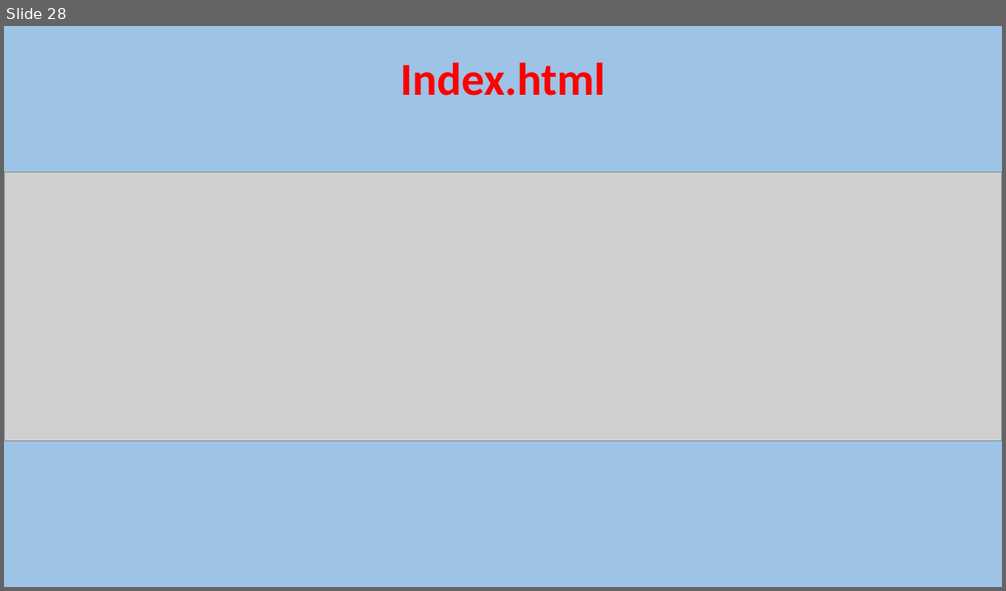
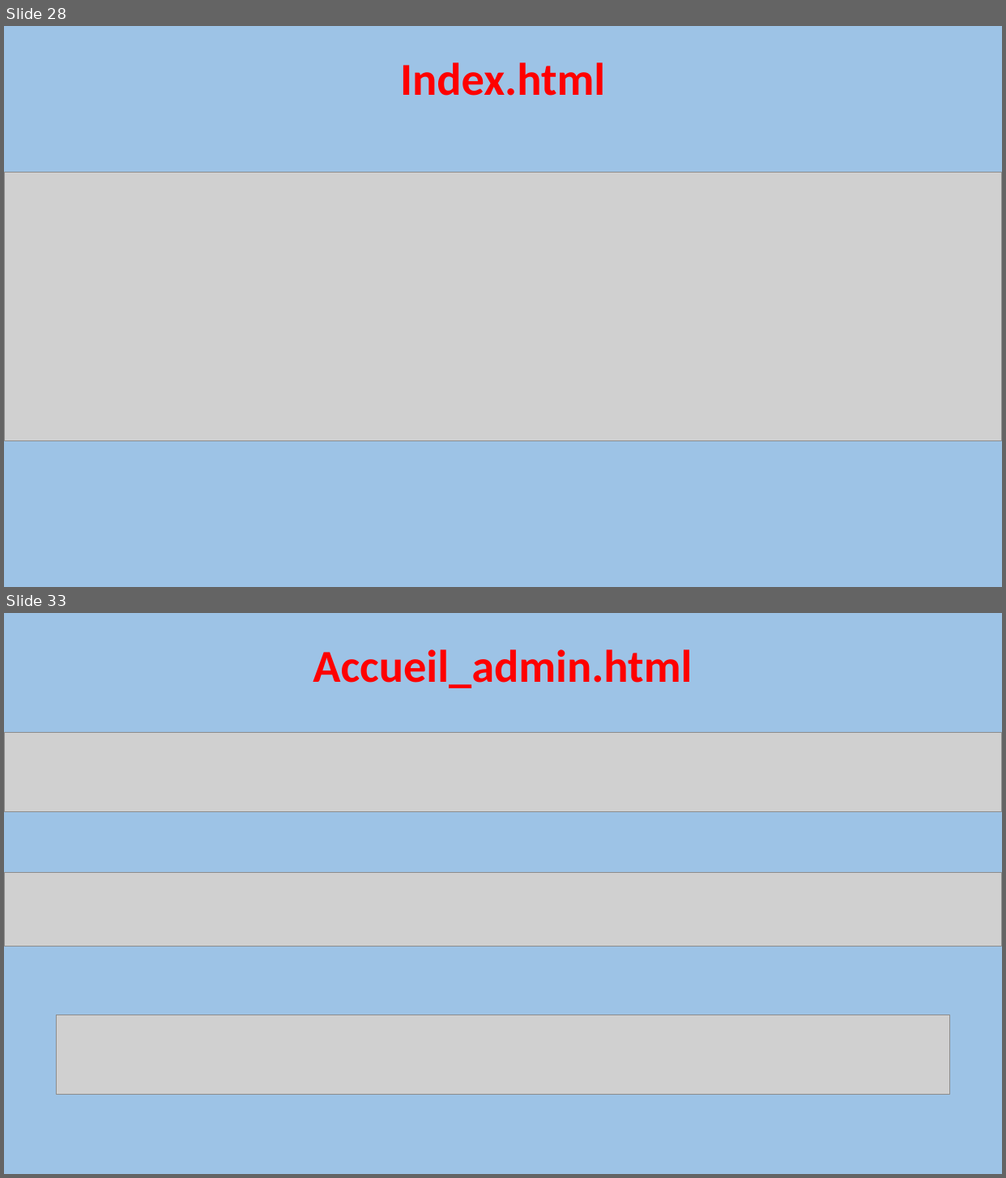
Before and after one commit to GloireDianzenza/ProjetFinal, a slide deck: documentation/Dossier Projet/Projet Slides.pptx. Shown one above the other, each under a label of ours: slide 28 before the commit, slides 28 and 33 after it; the slides between them are not shown. The pictures are 1006x591 and 1006x1178 pixels, drawn with LibreOffice and Linux fonts; fonts in the diff are those of the drawing; grey boxes stand for pictures. Boxes give left, top, right and bottom in pixels: in the first picture for what was removed or moved away, otherwise in the second. Text is boxed around its words. In the diff, an @@ line names an element or a change of style, - is before the commit and + after.

```diff
--- a/documentation/Dossier Projet/Projet Slides.pptx
+++ b/documentation/Dossier Projet/Projet Slides.pptx
@@ slide 33 added at (4, 613, 1002, 1174), background #9DC3E6 @@
@@ title added at (313, 649, 692, 688), 44 pt, text #FF0000, bold @@
+Accueil_admin.html
@@ picture added at (4, 733, 1002, 813) @@
@@ picture added at (4, 873, 1002, 946) @@
@@ picture added at (56, 1015, 950, 1095) @@
```
Also in this commit, not shown: 15 other slides added, 2 other files.
